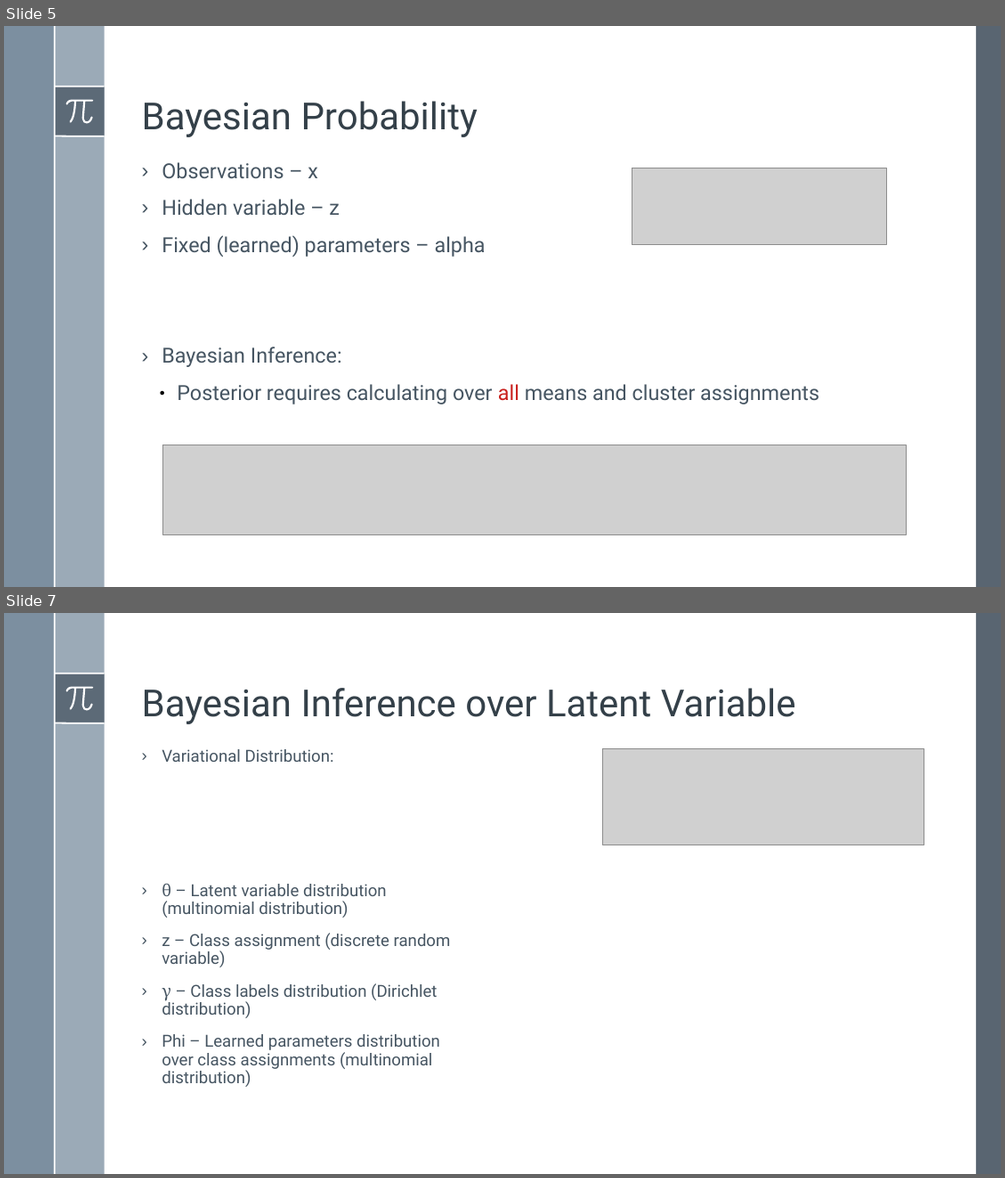
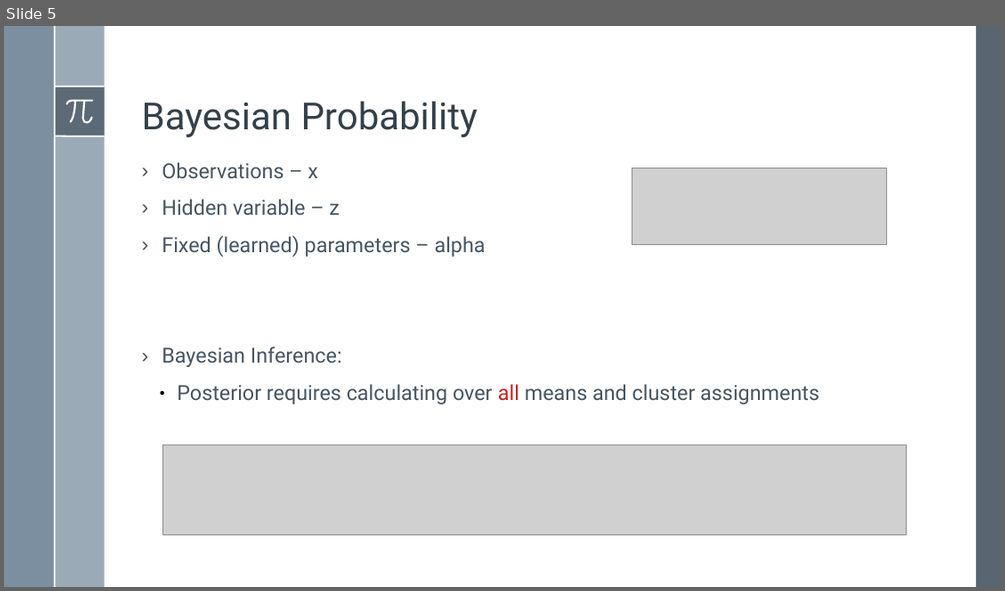
Before and after one commit to BardiaMojra/presentations, a slide deck: unified_probabilistic_deep_continual_learning_through_generative_replay_and_open_set_recognition/presentation.odp. Shown one above the other, each under a label of ours: slides 5 and 7 before the commit, slide 5 after it; the slides between them are not shown. The pictures are 1005x1178 and 1005x591 pixels, drawn with LibreOffice and Linux fonts; fonts in the diff are those of the drawing; grey boxes stand for pictures; background and template pictures are left out. Boxes give left, top, right and bottom in pixels: in the first picture for what was removed or moved away, otherwise in the second. Text is boxed around its words. In the diff, an @@ line names an element or a change of style, - is before the commit and + after.

```diff
--- a/unified_probabilistic_deep_continual_learning_through_generative_replay_and_open_set_recognition/presentation.odp
+++ b/unified_probabilistic_deep_continual_learning_through_generative_replay_and_open_set_recognition/presentation.odp
@@ slide 7 removed at [4, 613, 1001, 1174], background #FFFFFF; not listed: 8 template elements that a slide beside it also shows @@
@@ text removed at [142, 688, 796, 724] @@
-Bayesian Inference over Latent Variable
@@ text removed at [162, 749, 451, 1086] @@
-› Variational Distribution:
-› θ – Latent variable distribution (multinomial distribution)
-› z – Class assignment (discrete random variable)
-› γ – Class labels distribution (Dirichlet distribution)
-› Phi – Learned parameters distribution over class assignments (multinomial distribution)
@@ picture removed at [602, 748, 923, 844] @@
```
Also in this commit, not shown: 2 slides changed, 1 slide added, 1 other file.
